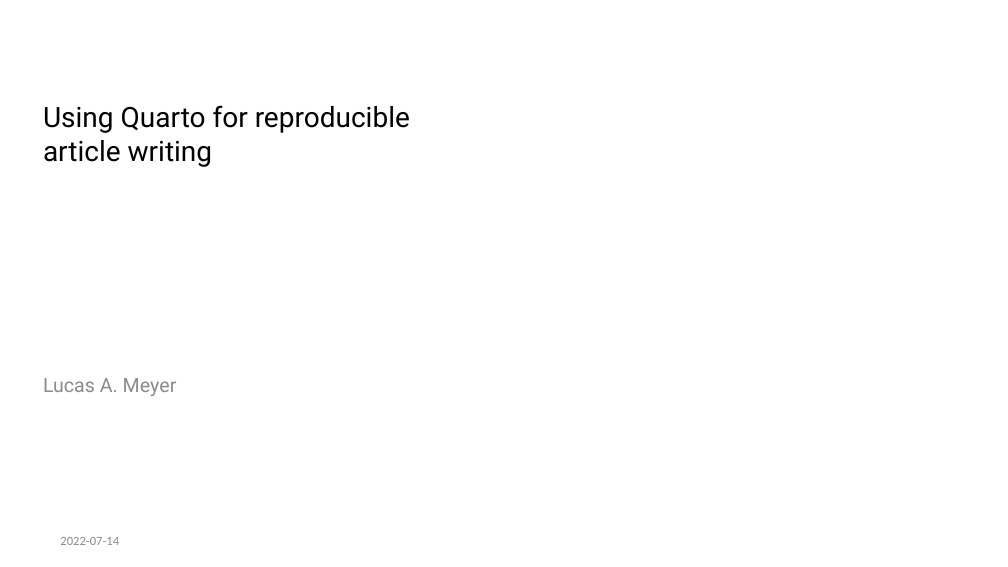
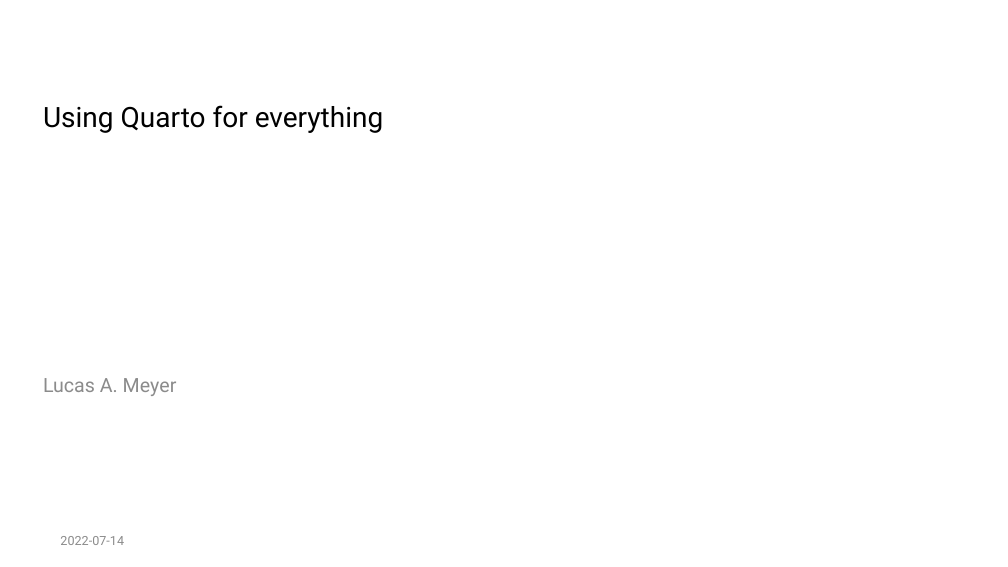
Before and after one commit to lucas-a-meyer/using-quarto, a slide deck: slide 1 of docs/using-quarto-ppt.pptx. Drawn at 1008x567 pixels with LibreOffice and Linux fonts; fonts in the diff are those of the drawing; background and template pictures are left out. Boxes give left, top, right and bottom in pixels: in the first picture for what was removed or moved away, otherwise in the second. Text is boxed around its words. In the diff, an @@ line names an element or a change of style, - is before the commit and + after.

```diff
--- a/docs/using-quarto-ppt.pptx
+++ b/docs/using-quarto-ppt.pptx
@@ title at [43, 105, 384, 133]: text changed @@
-Using Quarto for reproducible article writing
+Using Quarto for everything
@@ text "2022-07-14" at [60, 536, 124, 545]: font Calibri to Roboto @@
```
Also in this commit, not shown: 3 other slides changed, 11 slides added, 1 slide removed, 22 other files.
